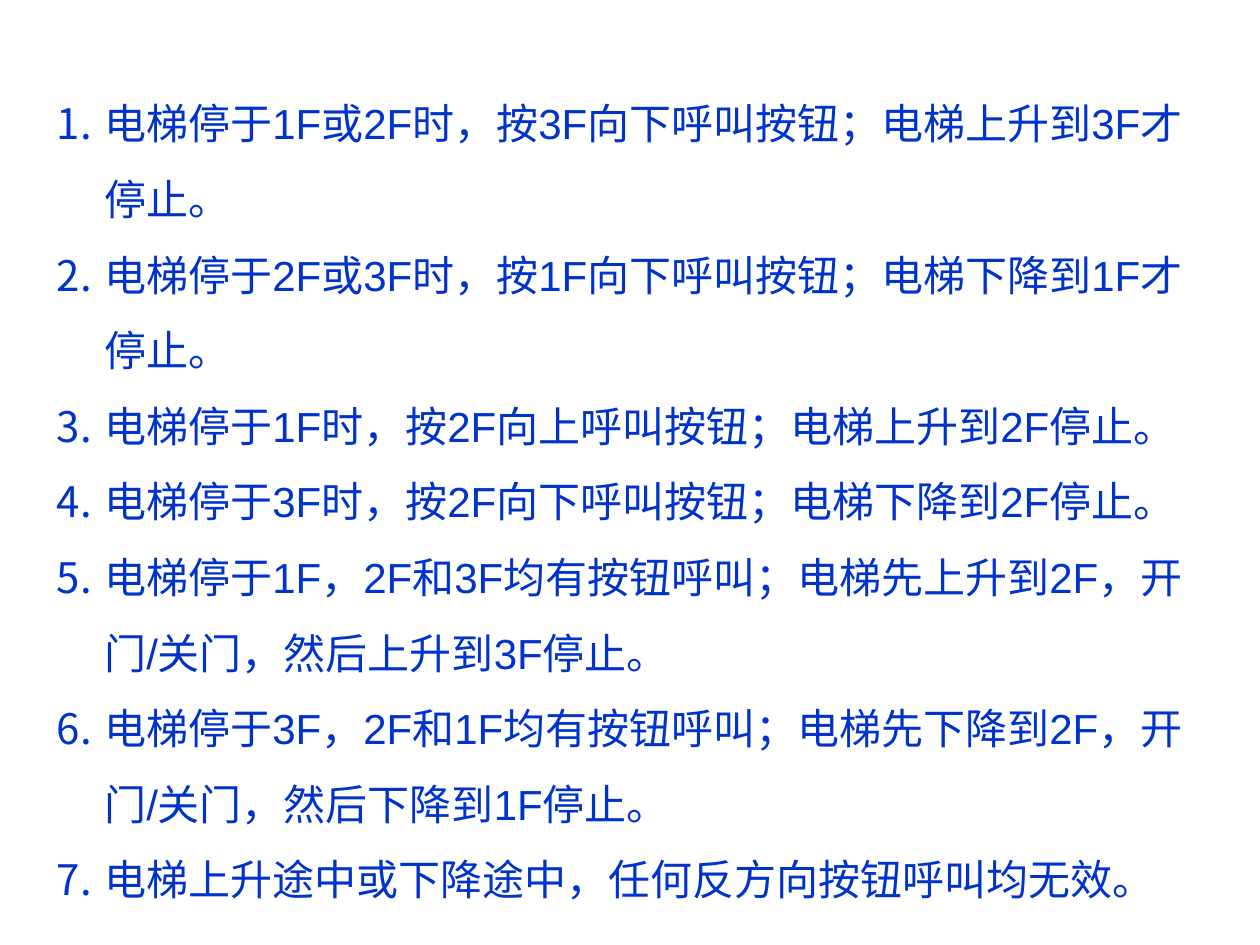
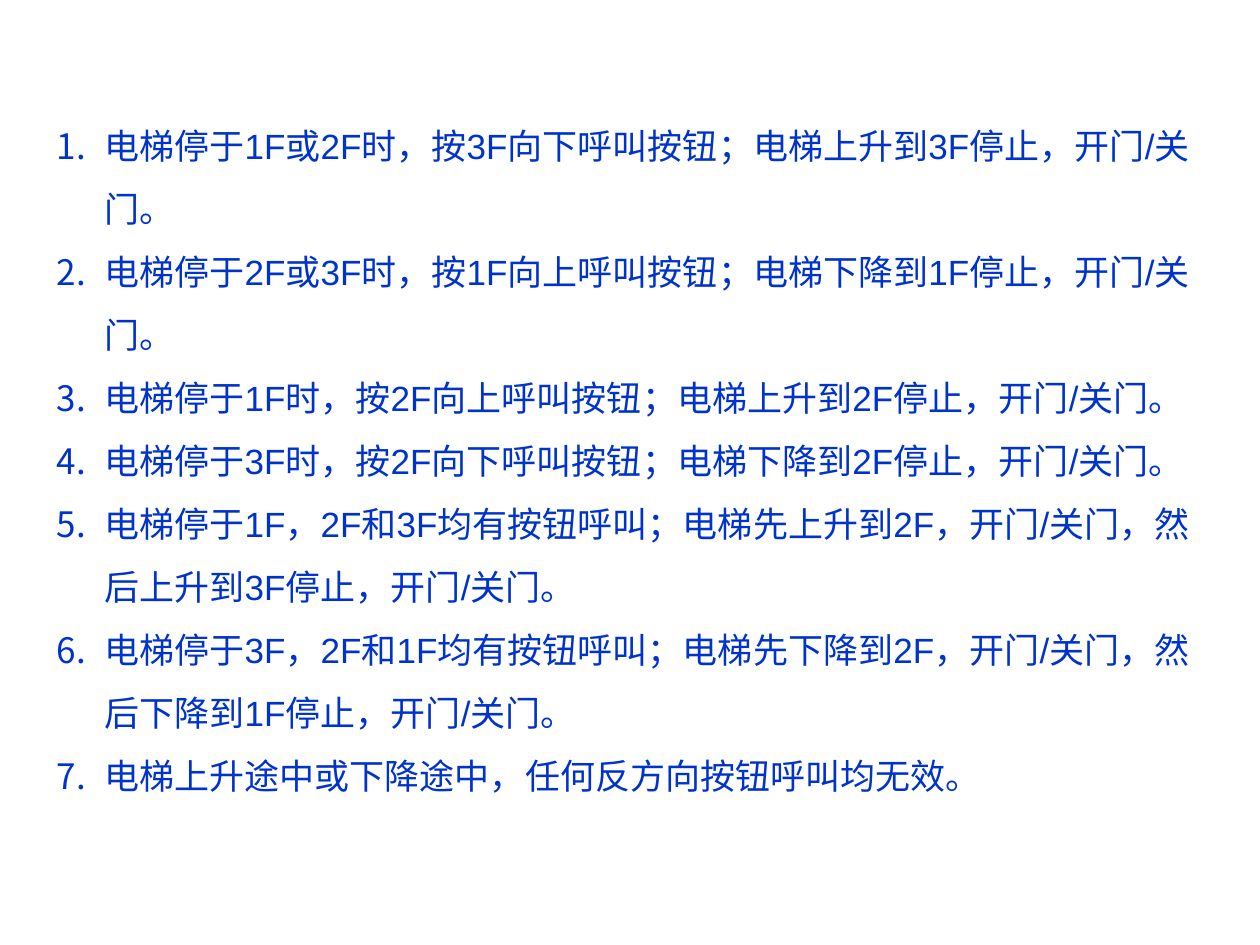
Before and after one commit to jtrfid/C-Repositories, a slide deck: slide 38 of C语言课程设计/2016/Garage_mfc/状态和状态机.pptx (slide 35 before the commit). Drawn at 1260x945 pixels with LibreOffice and Linux fonts; fonts in the diff are those of the drawing; background and template pictures are left out. Boxes give left, top, right and bottom in pixels: in the first picture for what was removed or moved away, otherwise in the second. Text is boxed around its words. In the diff, an @@ line names an element or a change of style, - is before the commit and + after.

```diff
--- a/C语言课程设计/2016/Garage_mfc/状态和状态机.pptx
+++ b/C语言课程设计/2016/Garage_mfc/状态和状态机.pptx
@@ text "电梯停于1F或2F时，按3F向下呼叫按钮；电梯上升到3F停止，开门/关门。": place and size @@
-text "电梯停于1F或2F时，按3F向下呼叫按钮；电梯上升到3F停止，开门/关门。" at (104,103,1182,900)
+text "电梯停于1F或2F时，按3F向下呼叫按钮；电梯上升到3F停止，开门/关门。" at (104,129,1189,793)
@@ text at (104,129,1189,730): text changed; size 24 to 20 pt @@
-1. 电梯停于1F或2F时，按3F向下呼叫按钮；电梯上升到3F才停止。
-2. 电梯停于2F或3F时，按1F向下呼叫按钮；电梯下降到1F才停止。
-3. 电梯停于1F时，按2F向上呼叫按钮；电梯上升到2F停止。
-4. 电梯停于3F时，按2F向下呼叫按钮；电梯下降到2F停止。
-5. 电梯停于1F，2F和3F均有按钮呼叫；电梯先上升到2F，开门/关门，然后上升到3F停止。
-6. 电梯停于3F，2F和1F均有按钮呼叫；电梯先下降到2F，开门/关门，然后下降到1F停止。
+1. 电梯停于1F或2F时，按3F向下呼叫按钮；电梯上升到3F停止，开门/关门。
+2. 电梯停于2F或3F时，按1F向上呼叫按钮；电梯下降到1F停止，开门/关门。
+3. 电梯停于1F时，按2F向上呼叫按钮；电梯上升到2F停止，开门/关门。
+4. 电梯停于3F时，按2F向下呼叫按钮；电梯下降到2F停止，开门/关门。
+5. 电梯停于1F，2F和3F均有按钮呼叫；电梯先上升到2F，开门/关门，然后上升到3F停止，开门/关门。
+6. 电梯停于3F，2F和1F均有按钮呼叫；电梯先下降到2F，开门/关门，然后下降到1F停止，开门/关门。
@@ text at (104,759,981,793): size 24 to 20 pt in "电梯上升途中或下降途中，任何反方向按钮呼叫均无效。" @@
```
Also in this commit, not shown: 9 other slides changed, 5 slides added, 1 slide removed.
